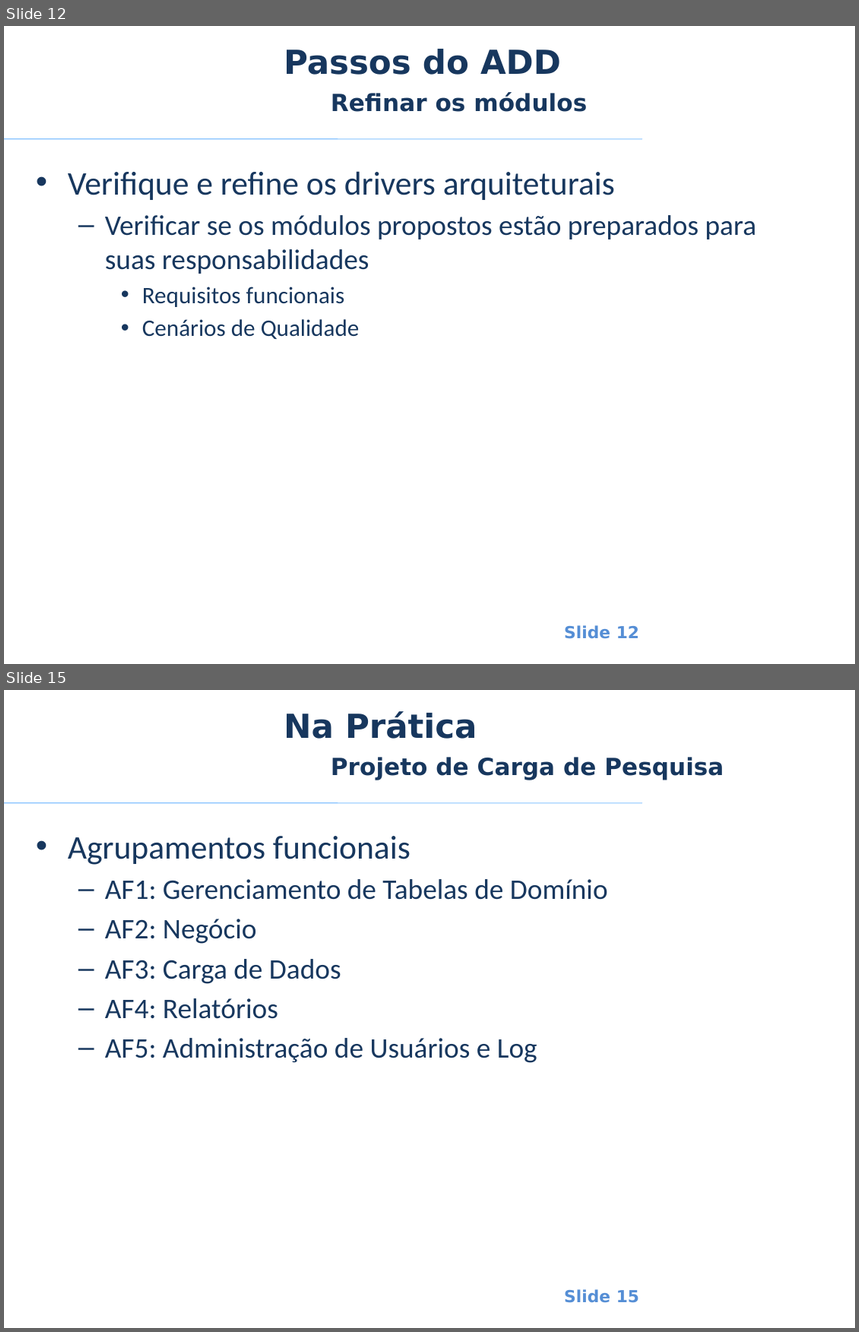
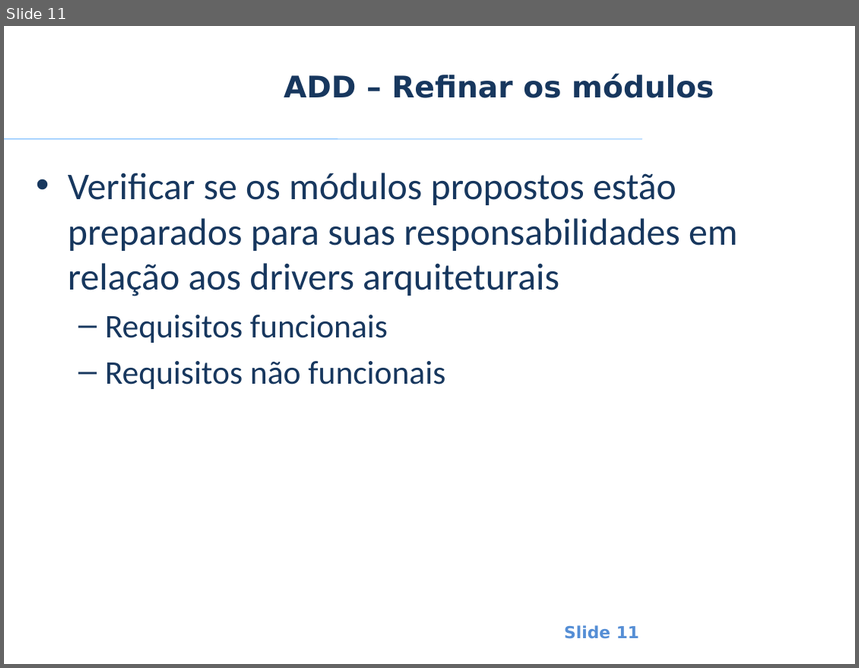
Before and after one commit to smrpuc/pos-fit-es10, a slide deck: Material Aulas/Arquitetura de Software/Aulas/ES - AS - Anderson Hummel - Aula 3 - 1 - Desenhando a Arquitetura - Attribute-Driven Design.pptx. Shown one above the other, each under a label of ours: slides 12 and 15 before the commit, slide 11 after it; the slides between them are not shown. The pictures are 859x1332 and 859x668 pixels, drawn with LibreOffice and Linux fonts; fonts in the diff are those of the drawing; background and template pictures are left out. Boxes give left, top, right and bottom in pixels: in the first picture for what was removed or moved away, otherwise in the second. Text is boxed around its words. In the diff, an @@ line names an element or a change of style, - is before the commit and + after.

Commit message:
Atualização de matéria de arquitetura

```diff
--- a/Material Aulas/Arquitetura de Software/Aulas/ES - AS - Anderson Hummel - Aula 3 - 1 - Desenhando a Arquitetura - Attribute-Driven Design.pptx
+++ b/Material Aulas/Arquitetura de Software/Aulas/ES - AS - Anderson Hummel - Aula 3 - 1 - Desenhando a Arquitetura - Attribute-Driven Design.pptx
@@ slide 15 removed at (4, 690, 855, 1328), background #FFFFFF; not listed: 2 template elements that a slide beside it also shows @@
@@ title removed at (284, 711, 477, 739) @@
-Na Prática
@@ text removed at (331, 757, 724, 780) @@
-Projeto de Carga de Pesquisa
@@ text removed at (68, 836, 608, 1063) @@
-• Agrupamentos funcionais
-  – AF1: Gerenciamento de Tabelas de Domínio
-  – AF2: Negócio
-  – AF3: Carga de Dados
-  – AF4: Relatórios
-  – AF5: Administração de Usuários e Log
@@ what was slide 12 is now slide 11 @@
@@ slide 11 changed as well @@
@@ title removed at (284, 49, 561, 75) @@
-Passos do ADD
@@ title at (284, 73, 714, 98): text changed; size 20 to 25.2 pt @@
-Refinar os módulos
+ADD – Refinar os módulos
@@ text at (68, 173, 737, 297): text changed; size 24 to 32 pt @@
-• Verifique e refine os drivers arquiteturais
-  – Verificar se os módulos propostos estão preparados para suas responsabilidades
+• Verificar se os módulos propostos estão preparados para suas responsabilidades em relação aos drivers arquiteturais
@@ text at (105, 315, 388, 343): size 20 to 28 pt in "Requisitos funcionais"; bullet • to –; list level 3 to 2 in "Requisitos funcionais" @@
@@ text at (105, 361, 446, 389): text changed; size 20 to 28 pt @@
-    • Cenários de Qualidade
+  – Requisitos não funcionais
@@ page number at (564, 626, 639, 639): text changed @@
-Slide 12
+Slide 11
```
Also in this commit, not shown: 5 other slides changed, 5 slides added, 19 other slides removed, 1 other file.
